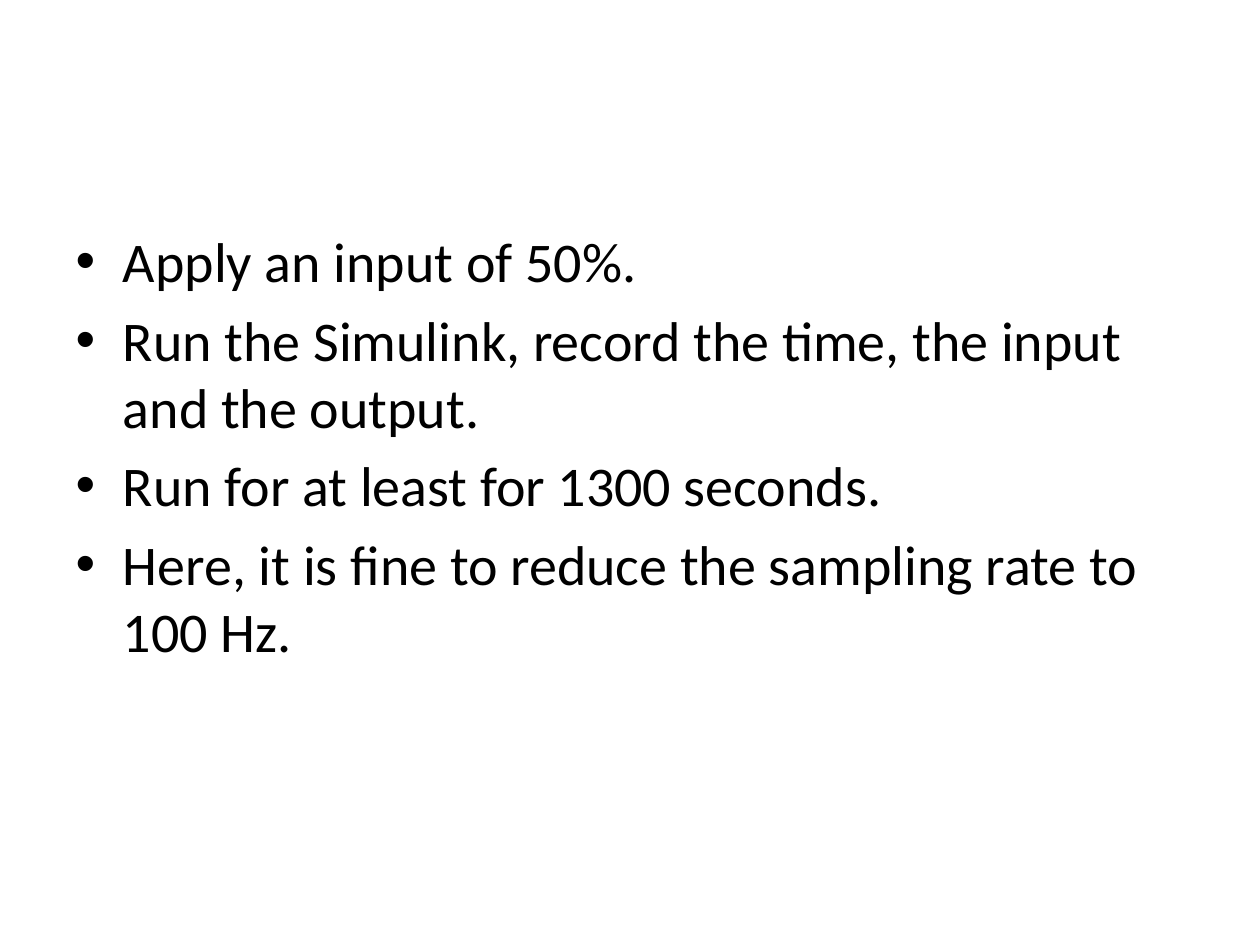
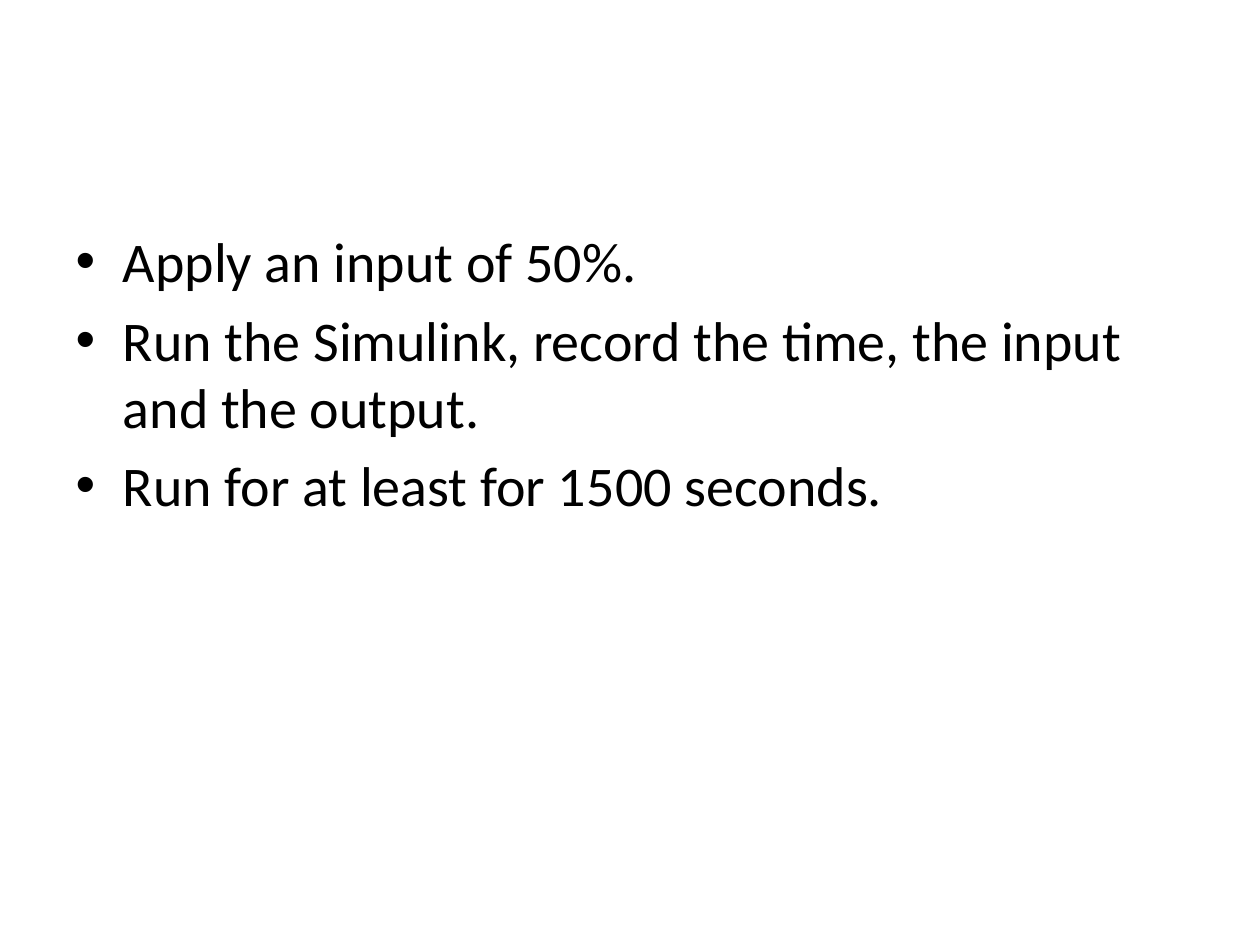
Before and after one commit to auralius/up_temperature_control_device, a slide deck: slide 3 of Activities/Presentations/Lab 2.pptx (slide 4 before the commit). Drawn at 1260x945 pixels with LibreOffice and Linux fonts; fonts in the diff are those of the drawing. Boxes give left, top, right and bottom in pixels: in the first picture for what was removed or moved away, otherwise in the second. Text is boxed around its words. In the diff, an @@ line names an element or a change of style, - is before the commit and + after.

```diff
--- a/Activities/Presentations/Lab 2.pptx
+++ b/Activities/Presentations/Lab 2.pptx
@@ text at (123, 467, 882, 507): text changed @@
-• Run for at least for 1300 seconds.
-• Here, it is fine to reduce the sampling rate to 100 Hz.
+• Run for at least for 1500 seconds.
```
Also in this commit, not shown: 2 other slides changed, 1 slide added, 2 slides removed, 4 other files.
